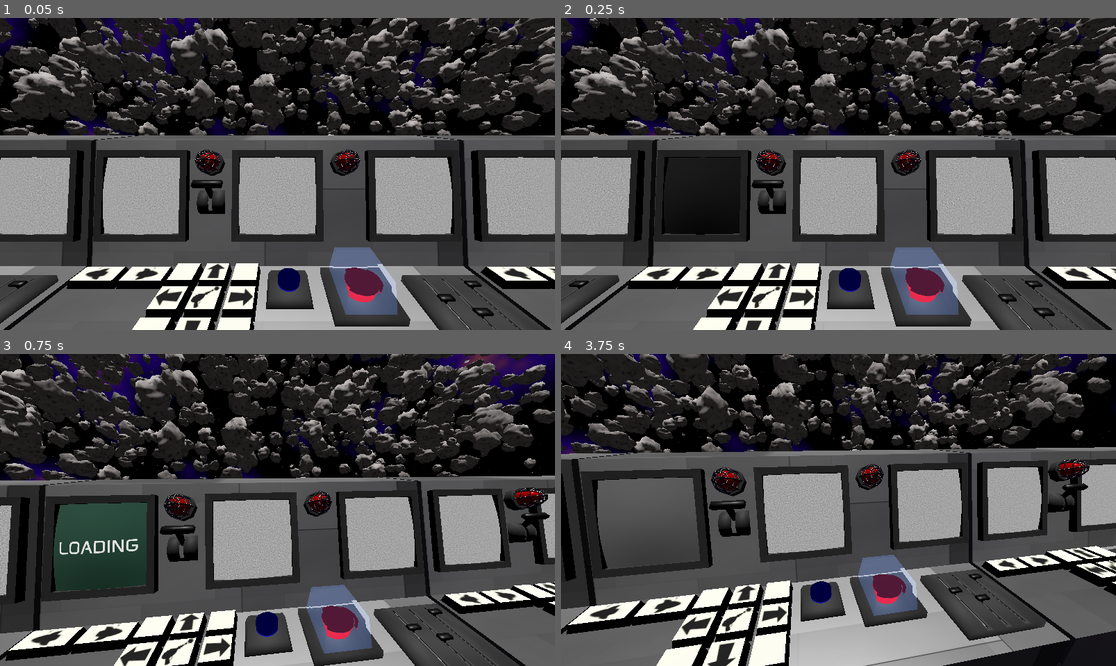
Above: before the commit, frames 1-4 (two rows, left to right).
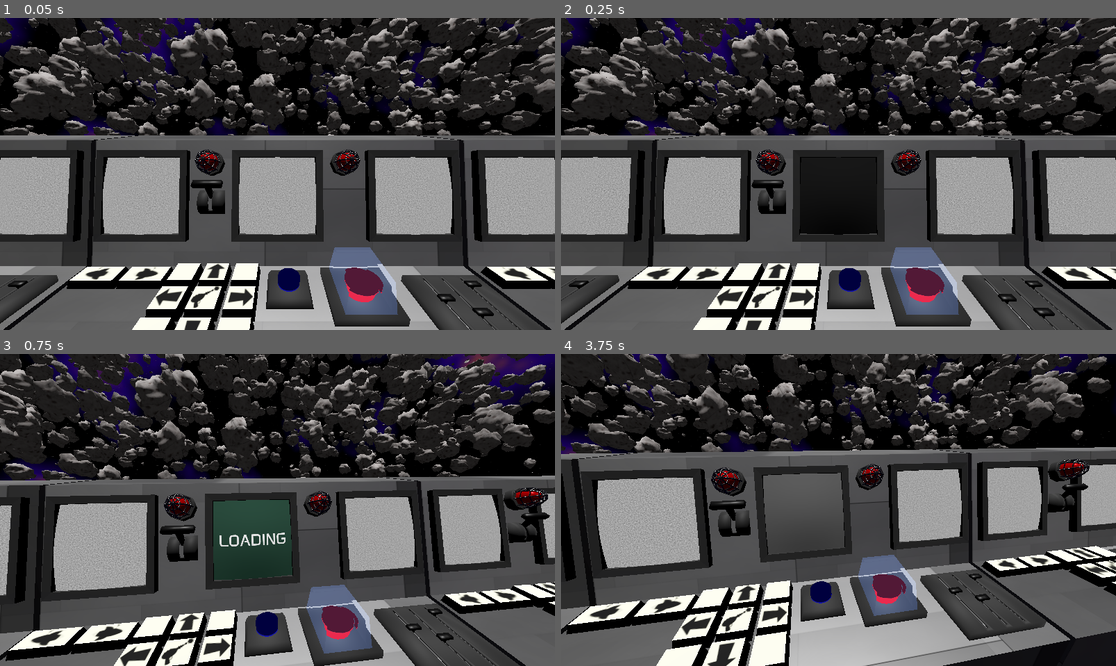
Above: after the commit, the same moments.

Repository: tmrupp/LD59
Game: Godot game, scene res://Scenes/command_center.tscn
Two runs of this game, one before a commit and one after it. Both use one fixed random seed, a clock stepped at 60 frames per second and the inputs below.
Inputs (mouse positions are in pixels of both pictures, inside the frame that each line leads up to):
- Up to frame 1 (0.05 s): no input
- Up to frame 2 (0.25 s): no input
- Up to frame 3 (0.75 s): tap Enter at 0.5 s; move the mouse to (399, 494) at 0.52 s; hold D from 0.53 s (still down); click (399, 494) at 0.67 s
- Up to frame 4 (3.75 s): tap Space at 0.77, 1.52, 3.02 s; move the mouse to (727, 525) at 1.27 s; release D at 1.28 s; hold S 1.28-2.03 s; move the mouse to (894, 441) at 2.02 s; hold D 2.03-2.78 s; move the mouse to (810, 572) at 2.77 s; hold W 2.78-3.53 s; click (810, 572) at 2.92 s; move the mouse to (1005, 556) at 3.52 s; hold A from 3.53 s (still down)

Frame 1 is identical in both runs. In frame 2, 6.7% of the frame differs, in the area x 18-57%, y 44-70%; in frame 3, 7.9%; in frame 4, 8.3%, in the area x 6-52%, y 38-69%.

Commit message:
Reduce zoom duration and update screen material references in controls

Diff:
--- a/Scripts/camera_look.gd
+++ b/Scripts/camera_look.gd
@@ -5,7 +5,7 @@
 const mouse_sensitivity_vert : float = 0.001
 const mouse_sensitivity_horiz : float = 0.0005
 
-@export var zoom_duration : float = .5
+@export var zoom_duration : float = .2
 @export var zoom_amount : float = 50.0
 
 func zoom(amount: float) -> void:
--- a/Scripts/controls.gd
+++ b/Scripts/controls.gd
@@ -6,6 +6,8 @@
 @onready var screen_1 = $"ControlCenter/Screen1"
 @onready var screen_2 = $"ControlCenter/Screen2"
 @onready var screen_3 = $"ControlCenter/Screen3"
+
+@onready var ship_screen = screen_2 # $"ControlCenter/Screen2"
 
 @onready var all_screens = [screen_1, screen_2, screen_3]
 
@@ -43,7 +45,7 @@
 
 	if not is_instance_valid(current_ship):
 		currently_watching = false
-		screen_1.set_surface_override_material(0, tv_static_material)
+		ship_screen.set_surface_override_material(0, tv_static_material)
 
 
 	# automatically start watching a ship's camera feed if we're not watching one right now
@@ -52,9 +54,8 @@
 		var ship = director.get_next_valid_ship()
 		if ship != null:
 			get_tree().create_timer(0.1).timeout.connect(func():
-				screen_1.set_surface_override_material(0, current_ship.screen_material)
+				ship_screen.set_surface_override_material(0, current_ship.screen_material)
 			)
-			#screen_1.set_surface_override_material(0, ship.screen_material)
 			currently_watching = true
 			current_ship = ship
 
@@ -83,9 +84,9 @@
 		var next_index = (found_index + (1 if forward else -1)) % len(director.ships)
 		current_ship = director.ships[next_index]
 		# show static for 0.1 seconds then show the new camera view
-		screen_1.set_surface_override_material(0, tv_static_material)
+		ship_screen.set_surface_override_material(0, tv_static_material)
 		get_tree().create_timer(0.1).timeout.connect(func():
-			screen_1.set_surface_override_material(0, current_ship.screen_material)
+			ship_screen.set_surface_override_material(0, current_ship.screen_material)
 		)
 
 # used to connect the signal of left clicking on something to a specific action
